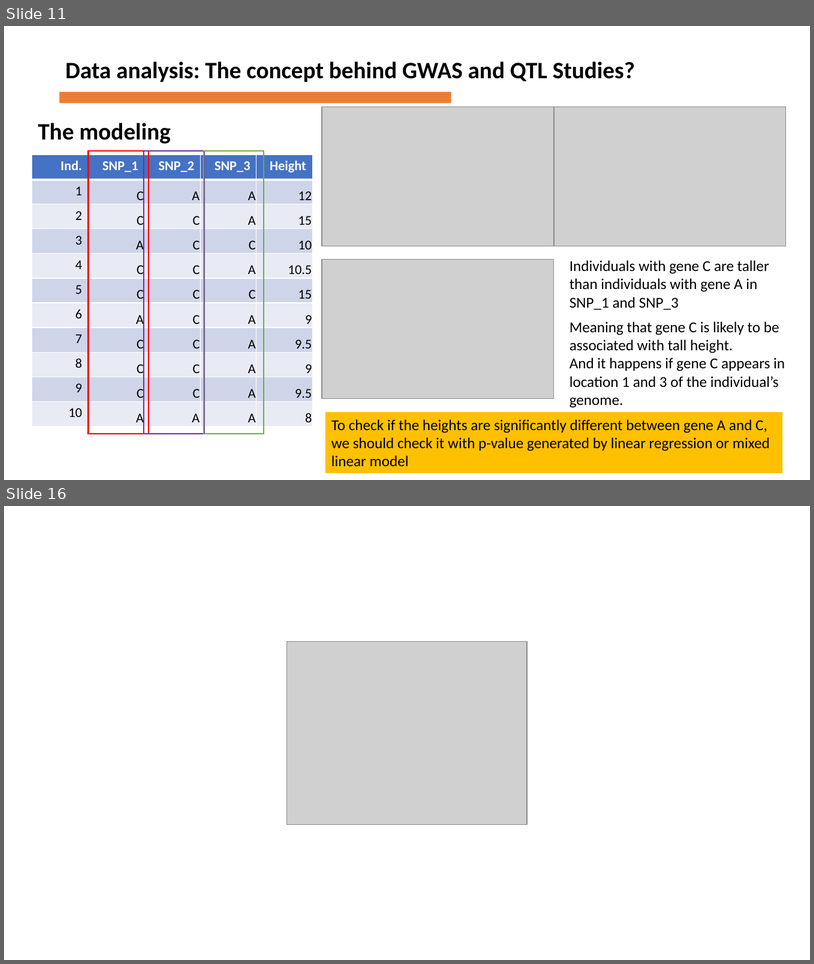
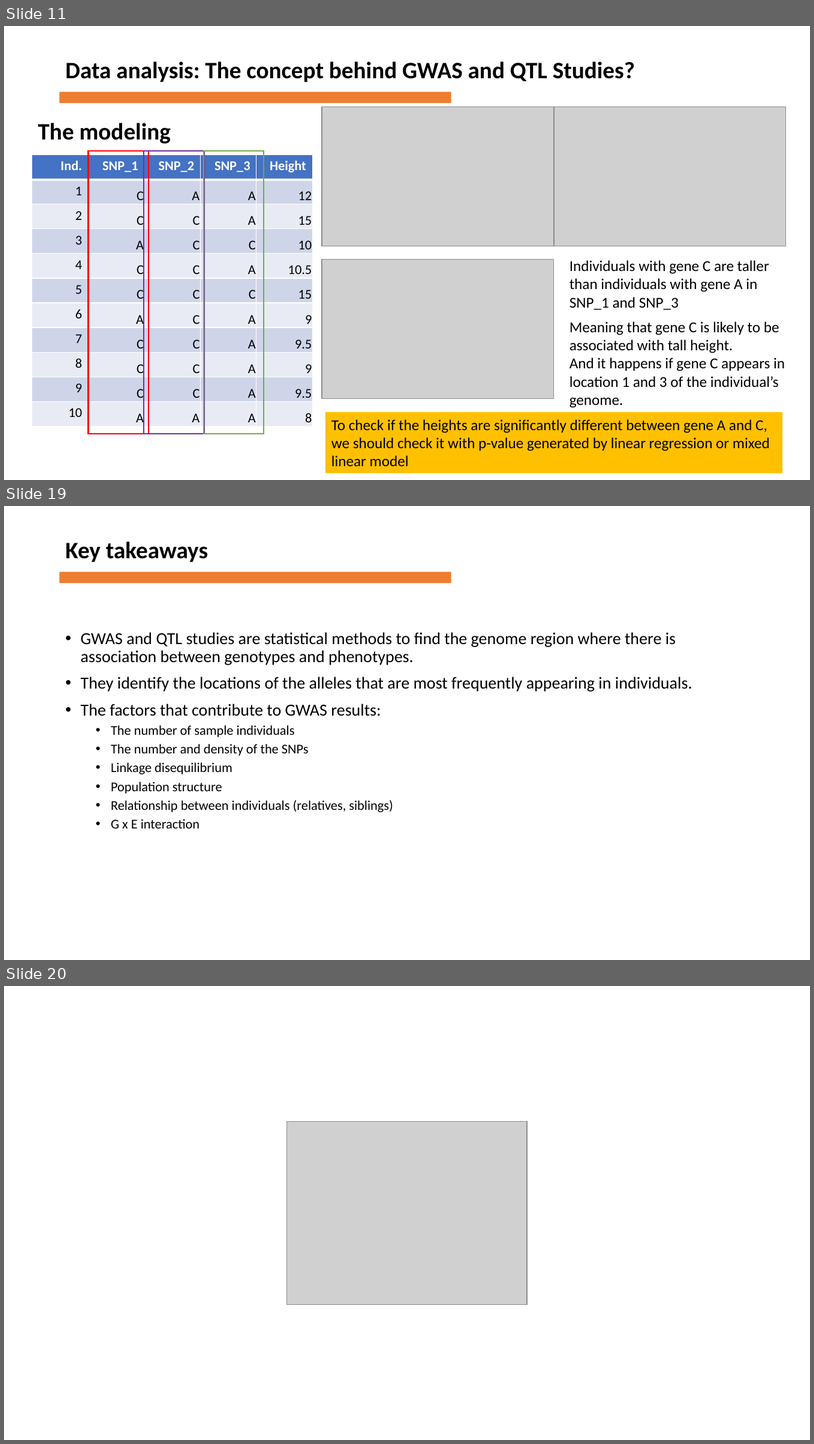
Before and after one commit to firzaariany/Course_Tree_improvement, a slide deck: Advances in quantitative genetics.pptx. Shown one above the other, each under a label of ours: slides 11 and 16 before the commit, slides 11, 19 and 20 after it; the slides between them are not shown. The pictures are 814x964 and 814x1444 pixels, drawn with LibreOffice and Linux fonts; fonts in the diff are those of the drawing; grey boxes stand for pictures. Boxes give left, top, right and bottom in pixels: in the first picture for what was removed or moved away, otherwise in the second. Text is boxed around its words. In the diff, an @@ line names an element or a change of style, - is before the commit and + after.

```diff
--- a/Advances in quantitative genetics.pptx
+++ b/Advances in quantitative genetics.pptx
@@ slide 19 added at bbox=[4, 506, 810, 960], background #FFFFFF @@
@@ text added at bbox=[65, 541, 208, 562], 28 pt, text #000000, bold @@
+Key takeaways
@@ rectangle added at bbox=[60, 572, 452, 583], fill #ED7D31 @@
@@ text added at bbox=[81, 632, 693, 828], 20 pt, text #000000 @@
+• GWAS and QTL studies are statistical methods to find the genome region where there is association between genotypes and phenotypes.
+• They identify the locations of the alleles that are most frequently appearing in individuals.
+• The factors that contribute to GWAS results:
+  • The number of sample individuals
+  • The number and density of the SNPs
+  • Linkage disequilibrium
+  • Population structure
+  • Relationship between individuals (relatives, siblings)
+  • G x E interaction
@@ what was slide 16 is now slide 20 @@
```
Also in this commit, not shown: 9 slides changed, 3 other slides added.
